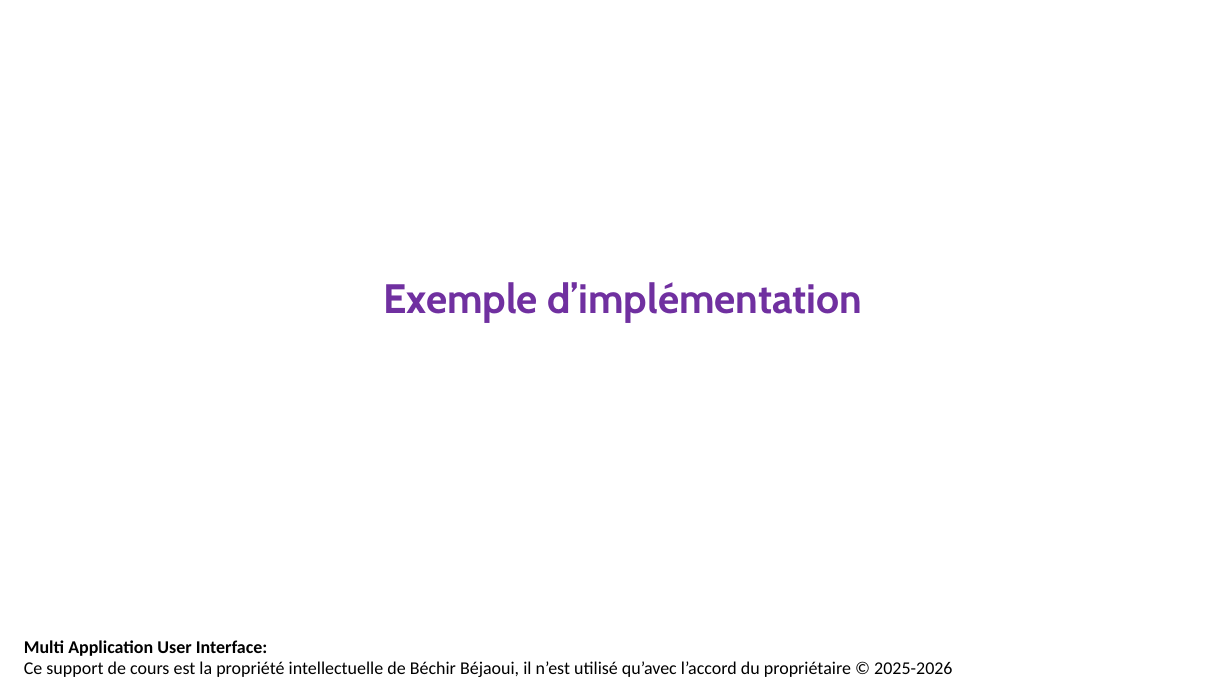
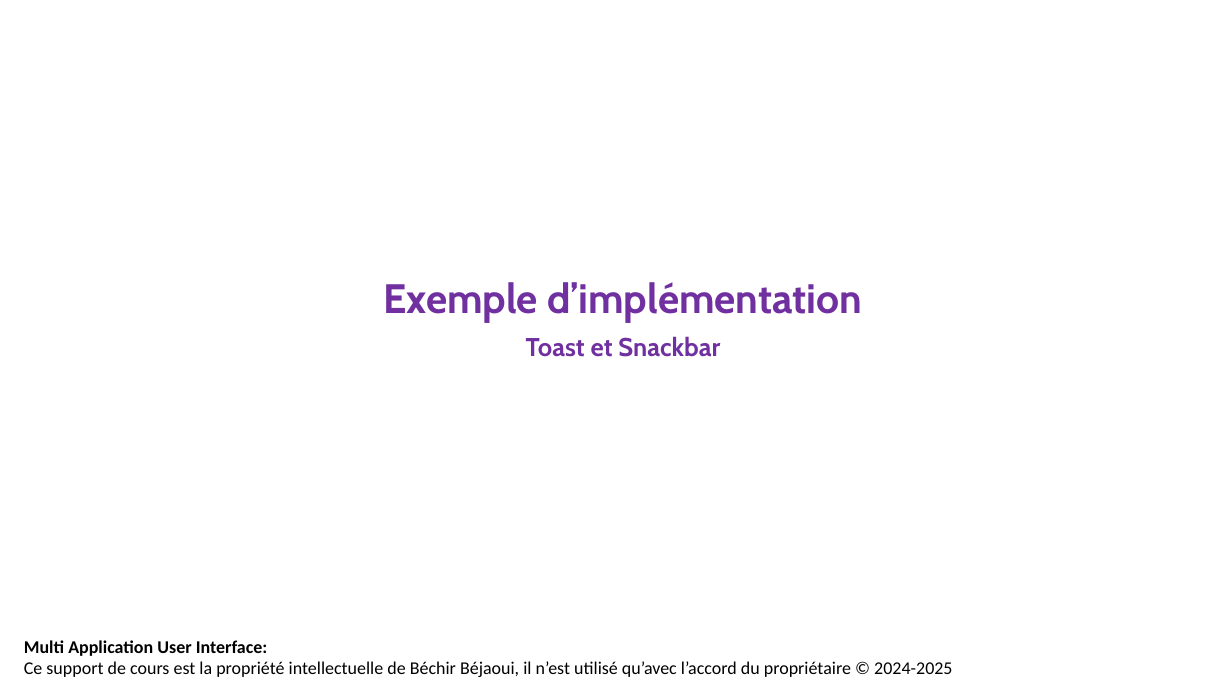
Before and after one commit to bejaouibechir/MAUI, a slide deck: slide 6 of 16.MAUI Toolkit.pptx (slide 7 before the commit). Drawn at 1232x693 pixels with LibreOffice and Linux fonts; fonts in the diff are those of the drawing; background and template pictures are left out. Boxes give left, top, right and bottom in pixels: in the first picture for what was removed or moved away, otherwise in the second. Text is boxed around its words. In the diff, an @@ line names an element or a change of style, - is before the commit and + after.

```diff
--- a/16.MAUI Toolkit.pptx
+++ b/16.MAUI Toolkit.pptx
@@ text at [526, 336, 720, 357]: paragraph added @@
+Toast et Snackbar
@@ text at [24, 661, 952, 677]: text changed @@
-Ce support de cours est la propriété intellectuelle de Béchir Béjaoui, il n’est utilisé qu’avec l’accord du propriétaire © 2025-2026
+Ce support de cours est la propriété intellectuelle de Béchir Béjaoui, il n’est utilisé qu’avec l’accord du propriétaire © 2024-2025
```
Also in this commit, not shown: 5 other slides changed, 11 slides added, 6 slides removed, 2 other files.
